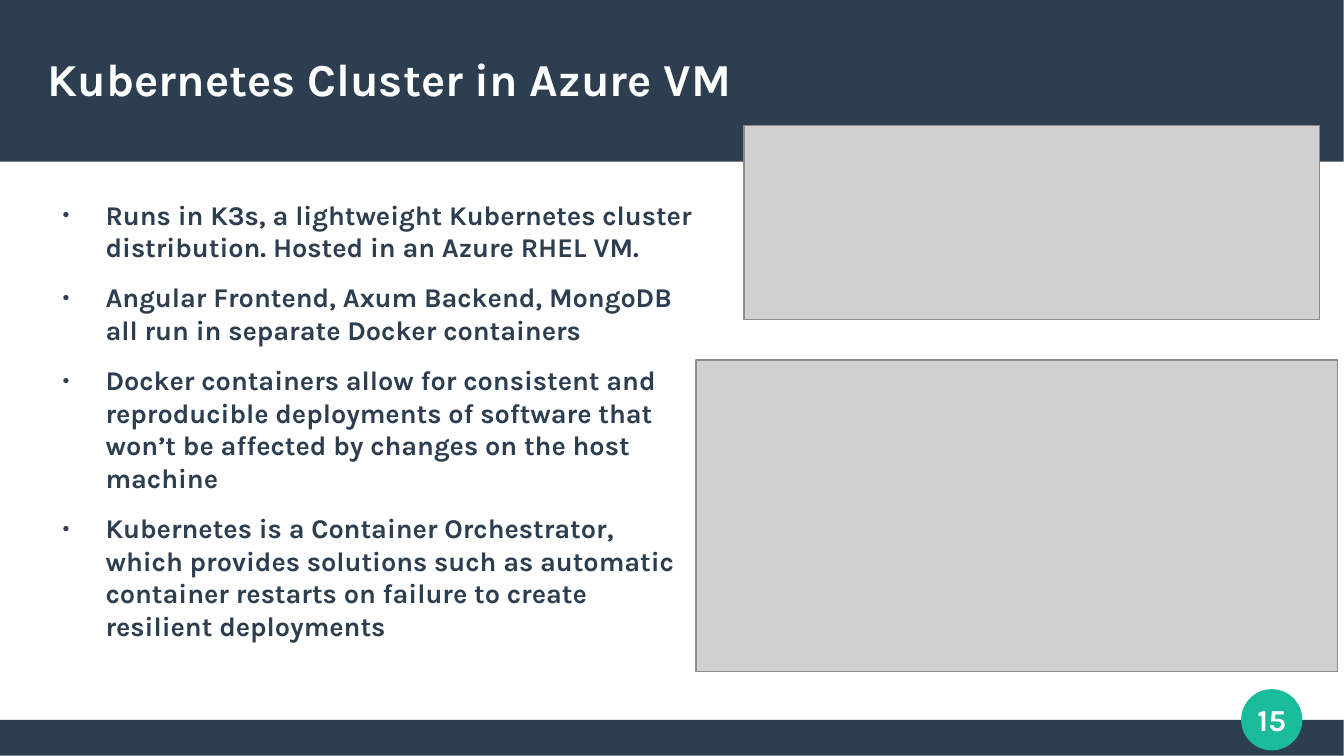
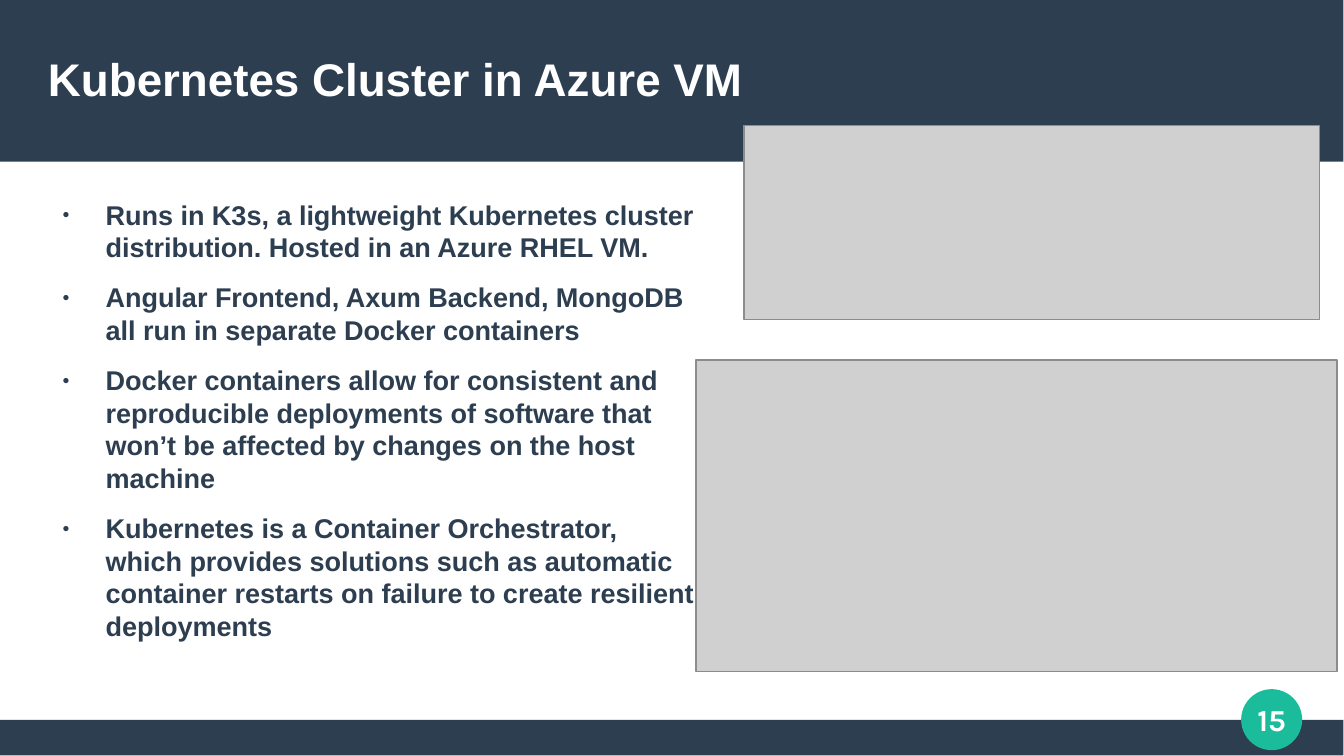
Before and after one commit to mark-ruddy/neurorecovery, a slide deck: slide 15 of report/neurorecovery_final_presentation.pptx. Drawn at 1344x756 pixels with LibreOffice and Linux fonts; fonts in the diff are those of the drawing; grey boxes stand for pictures. Boxes give left, top, right and bottom in pixels: in the first picture for what was removed or moved away, otherwise in the second. Text is boxed around its words. In the diff, an @@ line names an element or a change of style, - is before the commit and + after.

```diff
--- a/report/neurorecovery_final_presentation.pptx
+++ b/report/neurorecovery_final_presentation.pptx
@@ title "Kubernetes Cluster in Azure VM" at box(48, 63, 742, 97): font Karla to Arial @@
@@ text "Runs in K3s, a lightweight ..." at box(106, 205, 694, 641): font Karla to Arial @@
```
Also in this commit, not shown: 15 other slides changed, 1 other file.
